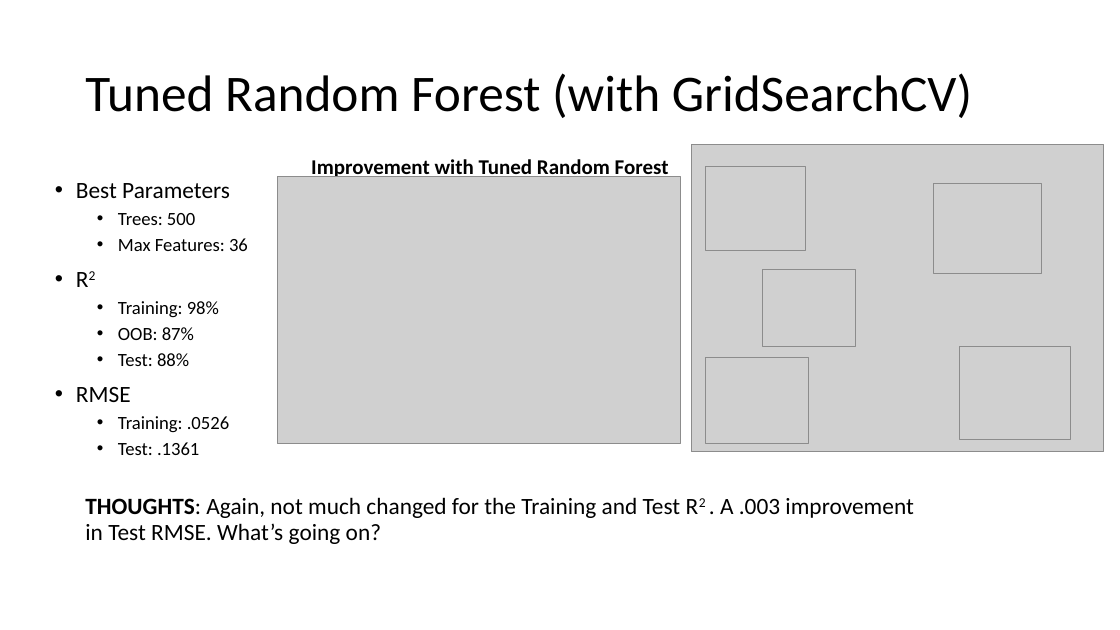
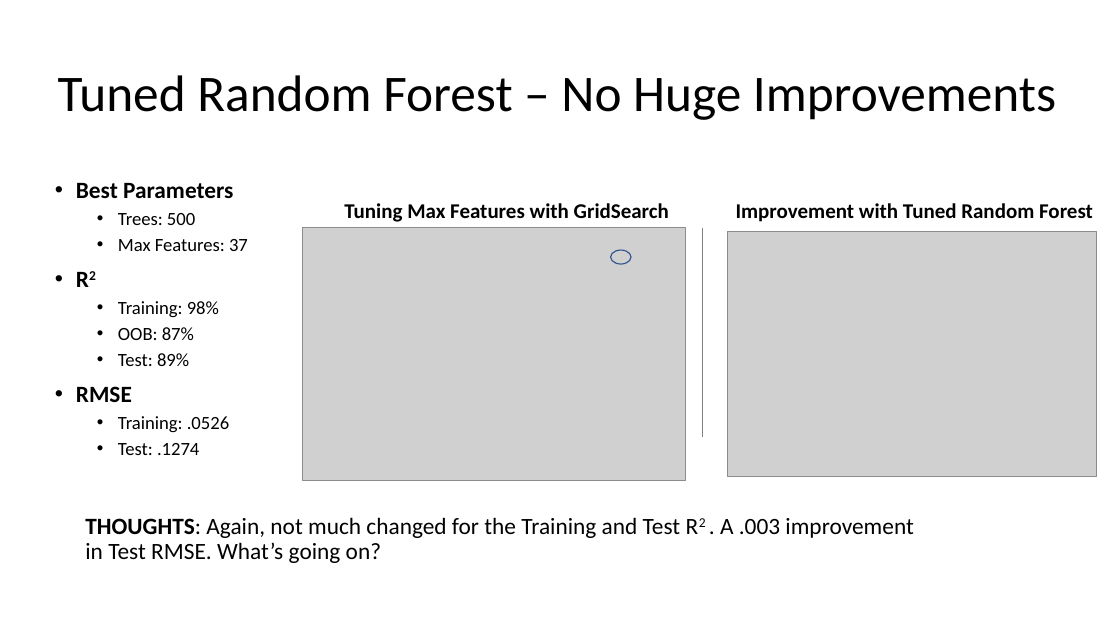
Before and after one commit to reflexiveprophecy/Kaggle_Predict_Ames_Iowa_Housing_Prices, a slide deck: slide 7 of Tree Based Models.pptx (slide 8 before the commit). Drawn at 1120x630 pixels with LibreOffice and Linux fonts; fonts in the diff are those of the drawing; grey boxes stand for pictures. Boxes give left, top, right and bottom in pixels: in the first picture for what was removed or moved away, otherwise in the second. Text is boxed around its words. In the diff, an @@ line names an element or a change of style, - is before the commit and + after.

```diff
--- a/Tree Based Models.pptx
+++ b/Tree Based Models.pptx
@@ title at (58,75,1056,120): text changed @@
-Tuned Random Forest (with GridSearchCV)
+Tuned Random Forest – No Huge Improvements
@@ picture removed at (706,166,806,250) @@
@@ text at (76,183,233,402): bold on in "Best Parameters", "R2", "RMSE" @@
@@ text added at (344,203,669,222), 18 pt, text #000000, bold @@
+Tuning Max Features with GridSearch
@@ text "Improvement with Tuned Random Forest": place and size @@
-text "Improvement with Tuned Random Forest" at (311,157,669,177)
+text "Improvement with Tuned Random Forest" at (736,203,1093,222)
@@ picture removed at (933,183,1042,273) @@
@@ text at (118,239,248,251): text changed @@
-  • Max Features: 36
+  • Max Features: 37
@@ picture: place and size @@
-picture at (277,176,680,444)
+picture at (302,228,686,480)
@@ line added from (702, 228) to (702, 438), #808080 0.5 pt @@
@@ picture: place and size @@
-picture at (691,145,1104,452)
+picture at (728,232,1097,477)
@@ ellipse added at (611,250,631,265), outline #325491 1 pt @@
@@ picture removed at (763,269,856,346) @@
@@ text at (118,353,189,366): text changed @@
-  • Test: 88%
+  • Test: 89%
@@ picture removed at (706,357,809,443) @@
@@ picture removed at (960,347,1071,440) @@
@@ text at (118,443,199,455): text changed @@
-  • Test: .1361
+  • Test: .1274
@@ text "THOUGHTS: Again, not much changed ...": place and size @@
-text "THOUGHTS: Again, not much changed ..." at (85,497,913,544)
+text "THOUGHTS: Again, not much changed ..." at (85,517,913,563)
```
Also in this commit, not shown: 7 other slides changed, 1 slide added, 1 slide removed, 3 other files.
